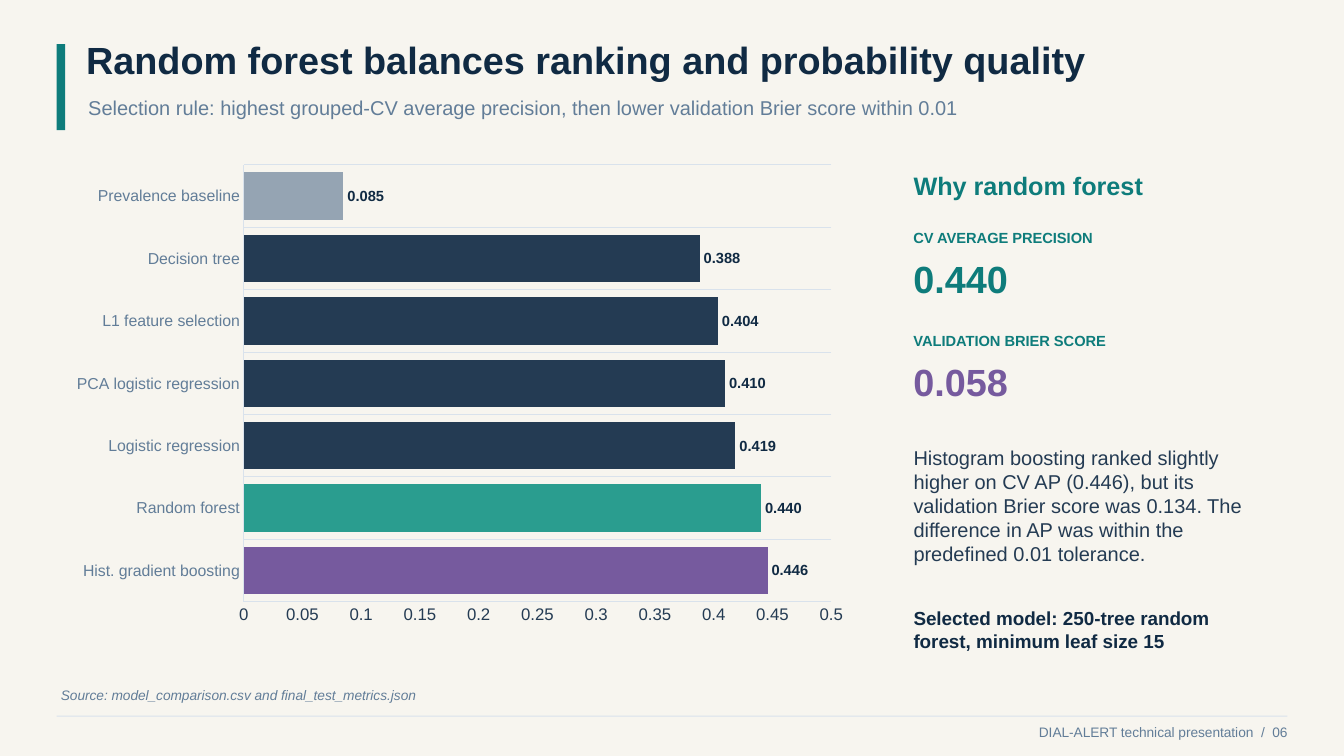
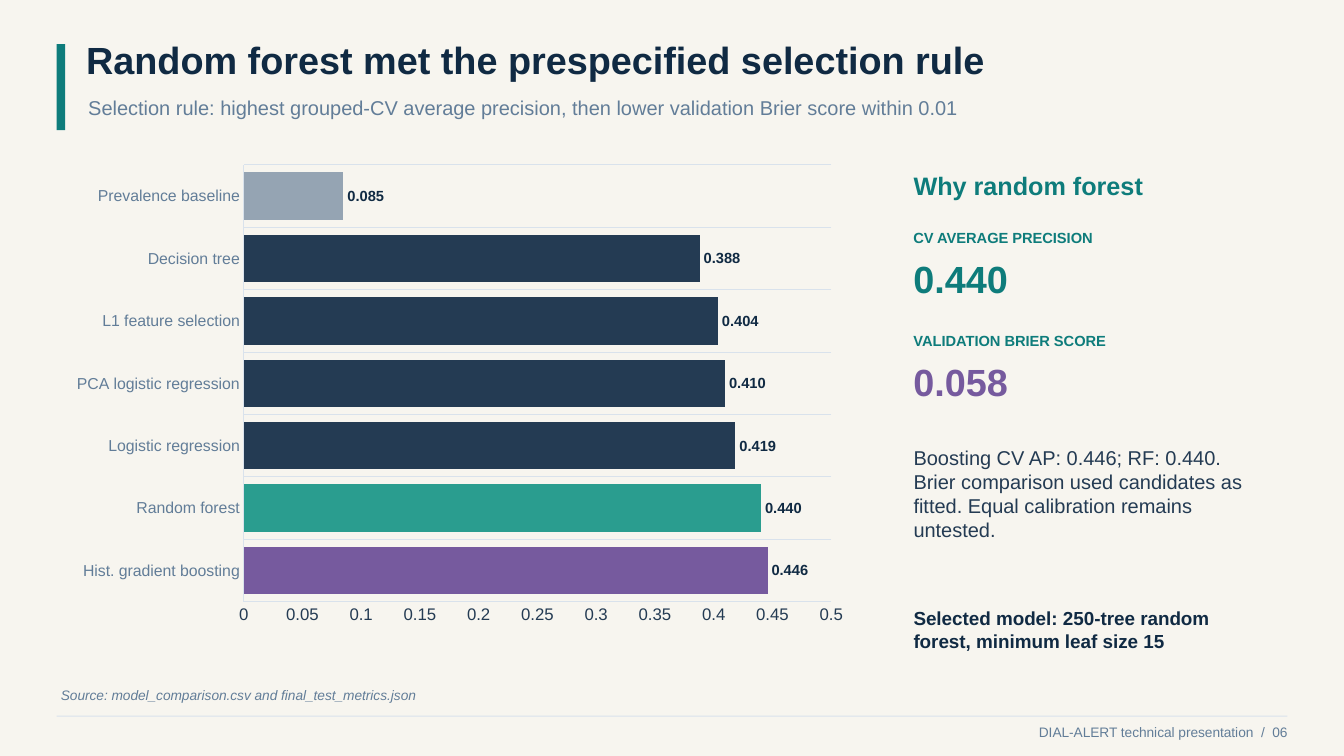
Before and after one commit to guillanofg/DIAL-ALERT, a slide deck: slide 6 of reports/Franklin_Guillano_DIAL_ALERT_Technical_Presentation.pptx. Drawn at 1344x756 pixels with LibreOffice and Linux fonts; fonts in the diff are those of the drawing. Boxes give left, top, right and bottom in pixels: in the first picture for what was removed or moved away, otherwise in the second. Text is boxed around its words. In the diff, an @@ line names an element or a change of style, - is before the commit and + after.

```diff
--- a/reports/Franklin_Guillano_DIAL_ALERT_Technical_Presentation.pptx
+++ b/reports/Franklin_Guillano_DIAL_ALERT_Technical_Presentation.pptx
@@ text at [86, 46, 984, 81]: text changed @@
-Random forest balances ranking and probability quality
+Random forest met the prespecified selection rule
@@ text at [914, 450, 1242, 537]: text changed @@
-Histogram boosting ranked slightly higher on CV AP (0.446), but its validation Brier score was 0.134. The difference in AP was within the predefined 0.01 tolerance.
+Boosting CV AP: 0.446; RF: 0.440. Brier comparison used candidates as fitted. Equal calibration remains untested.
```
Also in this commit, not shown: 3 other slides changed, 4 slides added, 39 other files.
